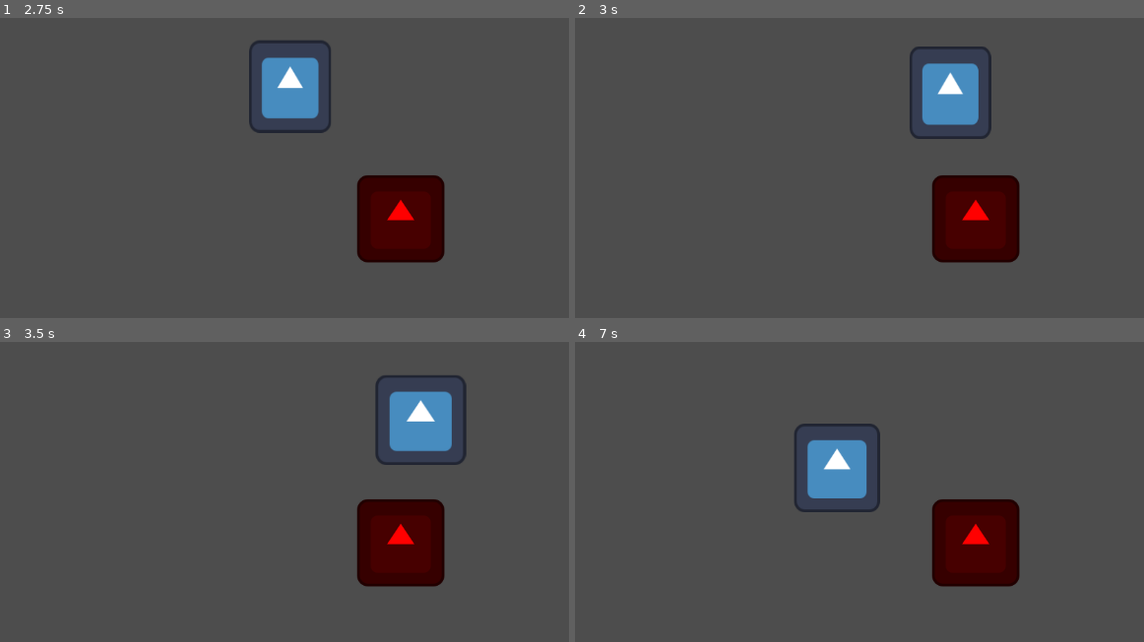
Above: before the commit, frames 1-4 (two rows, left to right).
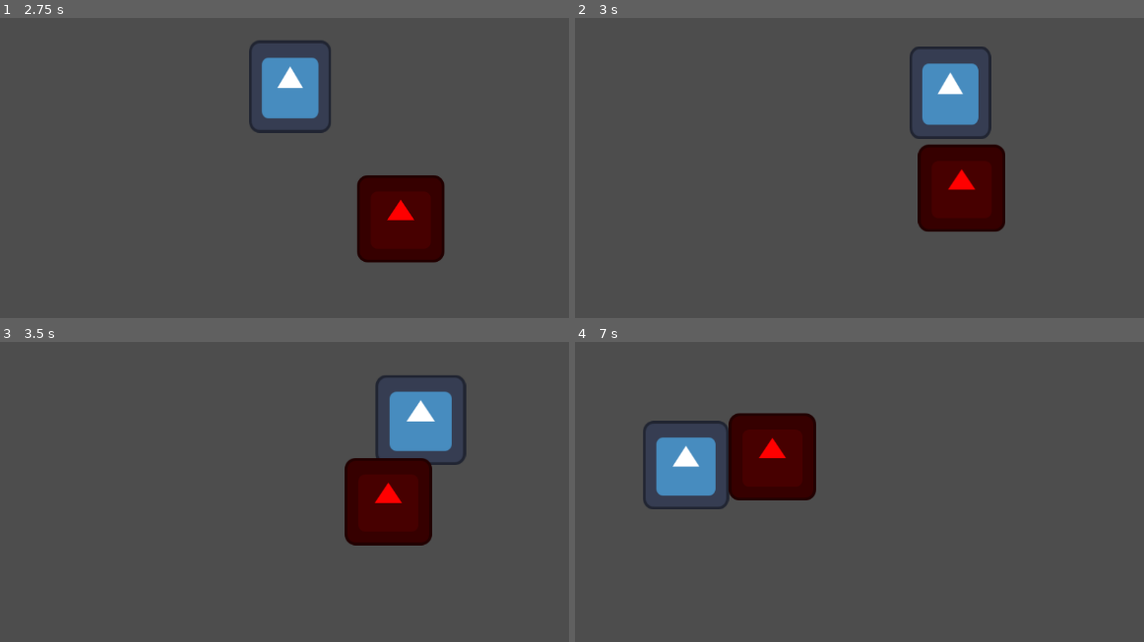
Above: after the commit, the same moments.

Repository: PietPadda/Godot_2D_ARPG
Game: Godot game, scene res://scenes/levels/main.tscn
Two runs of this game, one before a commit and one after it. Both use one fixed random seed, a clock stepped at 60 frames per second and the inputs below. The engine's default icon, where the game draws it, is replaced by a stand-in: a white triangle on a blue panel in a dark square.
Inputs (mouse positions are in pixels of both pictures, inside the frame that each line leads up to):
- Up to frame 1 (2.75 s): move the mouse to (517, 171) at 0.52 s; hold Space (attack) 0.53-1.28 s; move the mouse to (187, 216) at 1.27 s; tap Space (attack) at 1.35, 2.3 s; move the mouse to (421, 96) at 2.02 s; press the mouse at (421, 96) at 2.03 s
- Up to frame 2 (3 s): move the mouse to (882, 282) at 2.77 s; release the mouse at (882, 282) at 2.78 s; tap Space (attack) at 2.85 s
- Up to frame 3 (3.5 s): no input
- Up to frame 4 (7 s): move the mouse to (outside the picture) at 3.52 s; hold Space (attack) 3.53-4.28 s; tap Enter at 4.25 s; move the mouse to (683, 450) at 4.27 s; click (683, 450) at 4.35 s; tap Space (attack) at 4.55, 5.85, 6.8 s; move the mouse to (956, 519) at 5.02 s; hold Space (attack) 5.03-5.78 s; move the mouse to (802, 408) at 5.77 s; move the mouse to (1092, 495) at 6.52 s; press the mouse at (1092, 495) at 6.53 s

Frame 1 is identical in both runs. In frame 2, 4.8% of the frame differs, in the area x 60-79%, y 41-82%; in frame 3, 5.3%; in frame 4, 14%, in the area x 11-79%, y 23-82%.

Commit message:
feat(enemy): implement AI chase behavior using FSM and MovementComponent

Diff:
--- a/scenes/enemies/skeleton.tscn
+++ b/scenes/enemies/skeleton.tscn
@@ -6,6 +6,8 @@
 [ext_resource type="Script" uid="uid://bvecx6fek77np" path="res://scripts/enemies/states/enemy_idle_state.gd" id="2_3mw36"]
 [ext_resource type="Script" uid="uid://cndcfdfejnpon" path="res://scripts/components/stats_component.gd" id="2_xxwgs"]
 [ext_resource type="Resource" uid="uid://dmqim54pik8nk" path="res://data/stats/dummy_stats.tres" id="3_lj2r1"]
+[ext_resource type="Script" uid="uid://cq7nayflwwt05" path="res://scripts/enemies/states/enemy_chase_state.gd" id="4_vncds"]
+[ext_resource type="Script" uid="uid://k3eidh3p84ti" path="res://scripts/components/movement_component.gd" id="7_6ucyf"]
 
 [sub_resource type="CapsuleShape2D" id="CapsuleShape2D_3o7vv"]
 radius = 64.0
@@ -26,6 +28,9 @@
 [node name="Idle" type="Node" parent="StateMachine"]
 script = ExtResource("2_3mw36")
 
+[node name="Chase" type="Node" parent="StateMachine"]
+script = ExtResource("4_vncds")
+
 [node name="Sprite2D" type="Sprite2D" parent="."]
 modulate = Color(1, 0, 0, 1)
 texture = ExtResource("1_p728r")
@@ -44,4 +49,7 @@
 [node name="CollisionShape2D" type="CollisionShape2D" parent="AggroRadius"]
 shape = SubResource("CircleShape2D_s0h66")
 
+[node name="MovementComponent" type="Node" parent="."]
+script = ExtResource("7_6ucyf")
+
 [connection signal="body_entered" from="AggroRadius" to="." method="_on_aggro_radius_body_entered"]
--- a/scripts/enemies/skeleton.gd
+++ b/scripts/enemies/skeleton.gd
@@ -4,7 +4,14 @@
 @onready var state_machine: StateMachine = $StateMachine
 
 func _on_aggro_radius_body_entered(body: Node2D) -> void:
+	# Don't re-aggro if we're already chasing or attacking.
+	if state_machine.current_state.name != "Idle":
+		return
+
 	# The body that entered is the player.
-	# For now, we'll just print that we see it.
-	print("Player detected!")
-	# TODO: Transition to ChaseState
+	print("Player detected! Giving chase.")
+
+	# Get the Chase state, give it the player as a target, and change state.
+	var chase_state = state_machine.states["chase"] # set state var
+	chase_state.target = body # set state target
+	state_machine.change_state("Chase") # update state
--- /dev/null
+++ b/scripts/enemies/states/enemy_chase_state.gd
@@ -0,0 +1,22 @@
+# enemy_chase_state.gd
+class_name EnemyChaseState
+extends State
+
+var target: Node2D
+
+@onready var owner_node: CharacterBody2D = get_owner()
+@onready var movement_component: MovementComponent = owner_node.get_node("MovementComponent")
+
+func enter() -> void:
+	print(owner_node.name + " is now Chasing.")
+
+func process_physics(delta: float) -> void:
+	# First, check if our target is still valid (hasn't been defeated, etc.).
+	if not is_instance_valid(target):
+		state_machine.change_state("Idle")
+		return
+
+	# Continuously update our movement goal to the target's current position.
+	movement_component.set_movement_target(target.global_position)
+
+	# In the next step, we will add a check here to see if we're in attack range.
Not shown: 1 places in scenes/enemies/skeleton.tscn that only renumber resources
Not shown, added: scripts/enemies/states/enemy_chase_state.gd.uid
